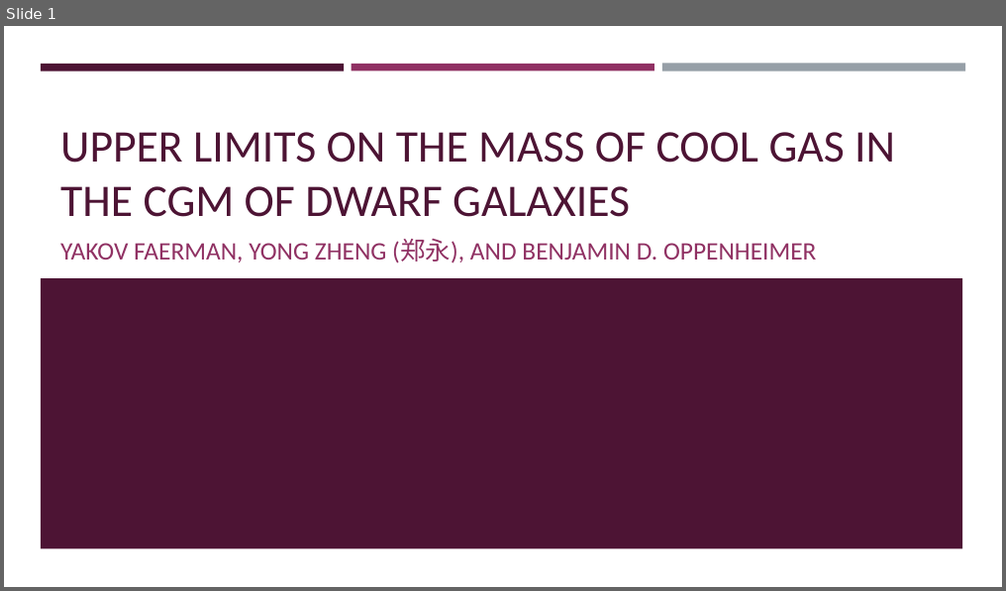
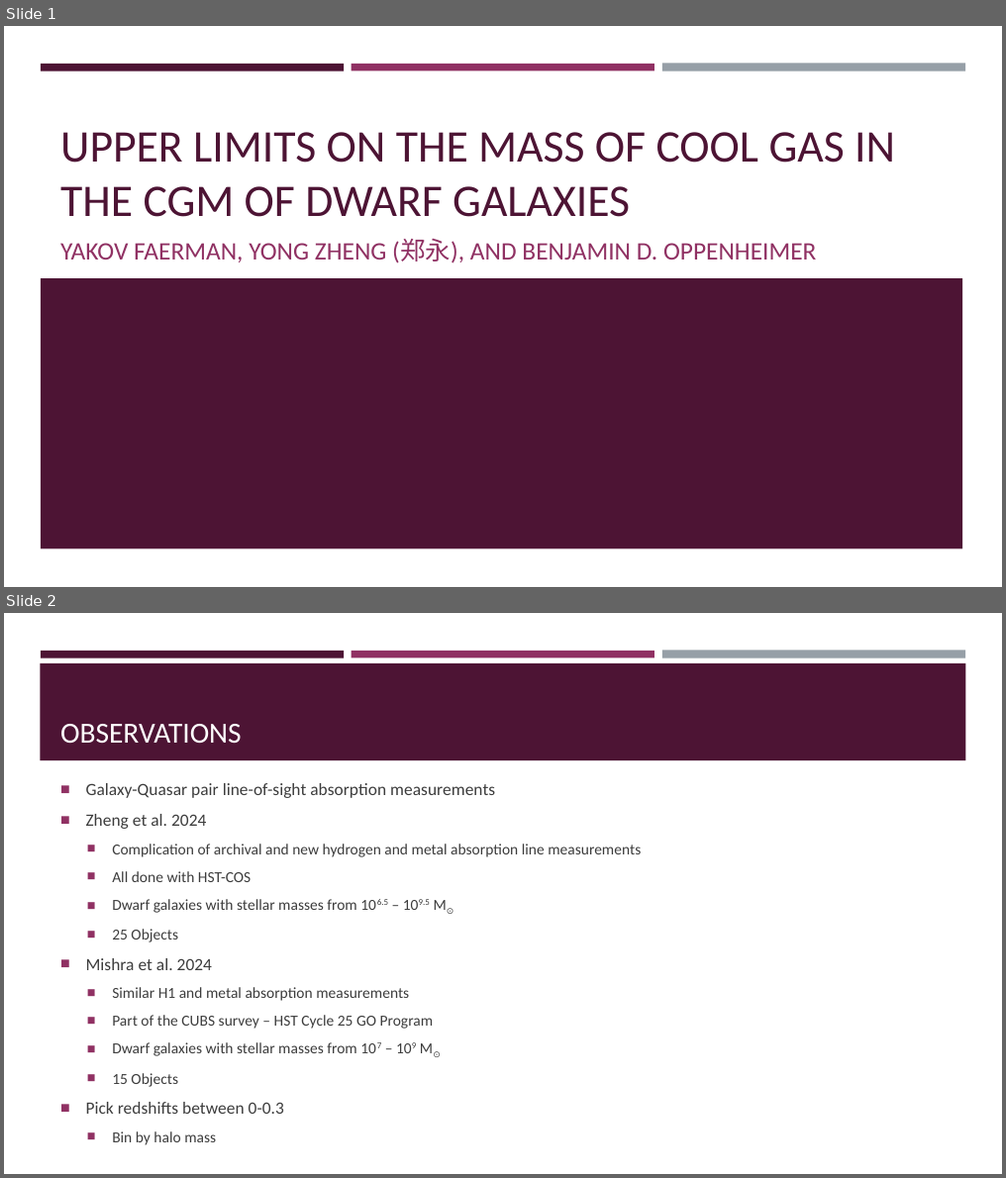
Before and after one commit to brockparker/Research, a slide deck: CGM/CGM_Group_20250204.pptx. Shown one above the other, each under a label of ours: slide 1 before the commit, slides 1 and 2 after it. The pictures are 1006x591 and 1006x1178 pixels, drawn with LibreOffice and Linux fonts; fonts in the diff are those of the drawing. Boxes give left, top, right and bottom in pixels: in the first picture for what was removed or moved away, otherwise in the second. Text is boxed around its words. In the diff, an @@ line names an element or a change of style, - is before the commit and + after.

```diff
--- a/CGM/CGM_Group_20250204.pptx
+++ b/CGM/CGM_Group_20250204.pptx
@@ slide 2 added at <box>4,613,1002,1174</box>, background #FFFFFF; not listed: 3 template elements that a slide beside it also shows @@
@@ rectangle added at <box>41,663,966,761</box>, fill #4D1434 @@
@@ title added at <box>60,724,242,744</box>, 23.1 pt, text #FFFFFF @@
+OBSERVATIONS
@@ text added at <box>86,783,641,1146</box>, 12.2 pt, text #3D3D3D @@
+■ Galaxy-Quasar pair line-of-sight absorption measurements
+■ Zheng et al. 2024
+  ■ Complication of archival and new hydrogen and metal absorption line measurements
+  ■ All done with HST-COS
+  ■ Dwarf galaxies with stellar masses from 106.5 – 109.5 M⊙
+  ■ 25 Objects
+■ Mishra et al. 2024
+  ■ Similar H1 and metal absorption measurements
+  ■ Part of the CUBS survey – HST Cycle 25 GO Program
+  ■ Dwarf galaxies with stellar masses from 107 – 109 M⊙
+  ■ 15 Objects
+■ Pick redshifts between 0-0.3
+  ■ Bin by halo mass
```
Also in this commit, not shown: 14 other slides added, 9 slides removed, 1 other file.
